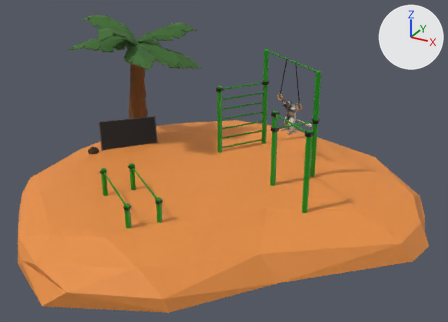
Two versions of the glTF model public/models/myWorkoutRoom.glb, one commit apart.
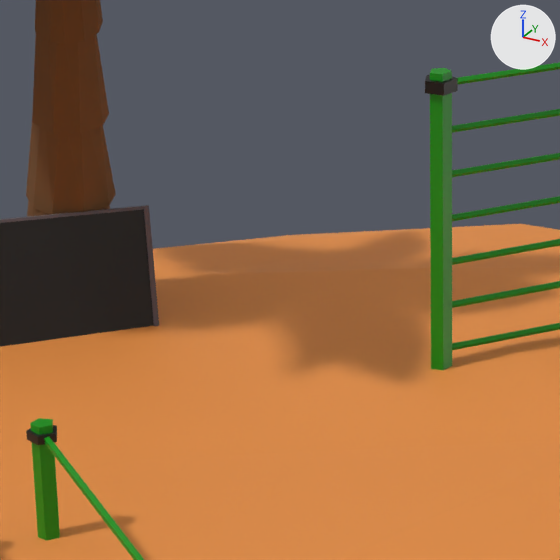
Old and new are each drawn from a 50 mm camera at (7.97, -13.52, 7.44) aimed at (-0.66, 2.17, -0.41) and again close up on the part from 27% to 55% of the width and 22% to 60% of the height. The axes (+X, +Y, +Z) are drawn at upper right. The lights are the same throughout. Where no turn or scale is listed for an object, it has been applied to the vertices.

The older version as bpy lines, for what is in view:
```python
me_cylinder_011 = bpy.data.meshes.new('Cylinder.011')
me_cylinder_011.from_pydata(...)  # 10 vertices, 16 faces; spans x -0.397..0.401, y -0.572..0.569, z -0.023..0.023
me_cylinder_011.materials.append(mat_pole_002)  # green #008f06
me_cylinder_017 = bpy.data.meshes.new('Cylinder.017')
me_cylinder_017.from_pydata(...)  # 14 vertices, 24 faces; spans x -0.8..0.81, y -0.61..0.61, z -0.02..0.02
me_cylinder_017.materials.append(mat_pole)  # green #008f06
me_cylinder_041 = bpy.data.meshes.new('Cylinder.041')
me_cylinder_041.from_pydata(...)  # 10 vertices, 16 faces; spans x -0.412..0.416, y -0.594..0.592, z -0.023..0.023
me_cylinder_041.materials.append(mat_pole_011)  # green #008f06
ob_cylinder_011 = bpy.data.objects.new('Cylinder.011', me_cylinder_011)
ob_cylinder_011.location = (0.039, 2.048, 2.175)
ob_cylinder_013 = bpy.data.objects.new('Cylinder.013', me_cylinder_017)
ob_cylinder_013.location = (-0.367, -2.4, 0.815)
ob_cylinder_027 = bpy.data.objects.new('Cylinder.027', me_cylinder_041)
ob_cylinder_027.location = (0.039, 2.048, 1.263)
# also in view: 'Screen' at (-3.21, 0.72, 0.49); 'Icosphere' at (0.5, -0.12, -0.21); 'Cylinder.026' at (0.04, 2.05, 1.56); 'MainPole' at (-1.21, -1.76, 0.42); 'Cube.001' at (-3.26, 1.29, 1.63)
```
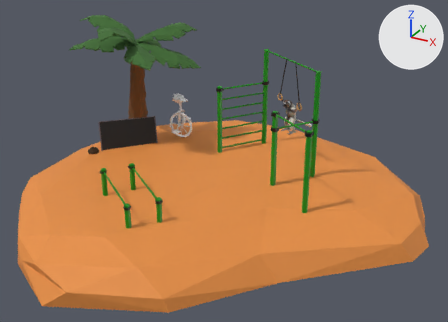
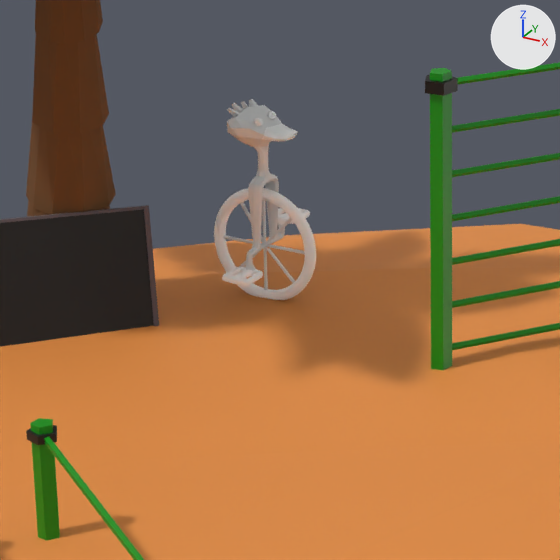
Location of each change, (x1, y1, x2, y2) in pixels of the close-ups (560 x 560 px):
```json
{"object": "wheel", "change": "added", "after": [214, 99, 316, 300], "faces in mat_rim (white #e7e7e7)": [223, 99, 305, 290], "faces in mat_black (white #ffffff)": [214, 111, 316, 300], "faces in mat_beak (white #ffffff)": [222, 124, 310, 285]}
```

The change, as JSON lines over the scene's bpy script:
```json
{"op": "add", "block": "mat_beak", "code": ["mat_beak = principled_material('beak')", "mat_beak.base_color = (1.0, 1.0, 1.0)  # white #ffffff", "mat_beak.metallic = 1.0", "mat_beak.roughness = 1.0"]}
{"op": "add", "block": "mat_black", "code": ["mat_black = principled_material('black')", "mat_black.base_color = (1.0, 1.0, 1.0)  # white #ffffff", "mat_black.metallic = 1.0", "mat_black.roughness = 1.0"]}
{"op": "add", "block": "mat_rim", "code": ["mat_rim = principled_material('rim')", "mat_rim.base_color = (0.8, 0.8, 0.8)  # white #e7e7e7", "mat_rim.roughness = 0.4"]}
{"op": "add", "block": "me_torus", "code": ["me_torus = bpy.data.meshes.new('Torus')", "me_torus.from_pydata(...)  # 4069 vertices, 8132 faces; spans x -0.415..0.415, y -0.418..0.437, z -0.041..1.392", "# faces by material slot: [1512, 1418, 5202]", "me_torus.materials.append(mat_black)  # white #ffffff", "me_torus.materials.append(mat_beak)  # white #ffffff", "me_torus.materials.append(mat_rim)  # white #e7e7e7"]}
{"op": "add", "block": "ob_wheel", "code": ["ob_wheel = bpy.data.objects.new('wheel', me_torus)", "ob_wheel.location = (-2.124, 2.01, 0.216)"]}
```
